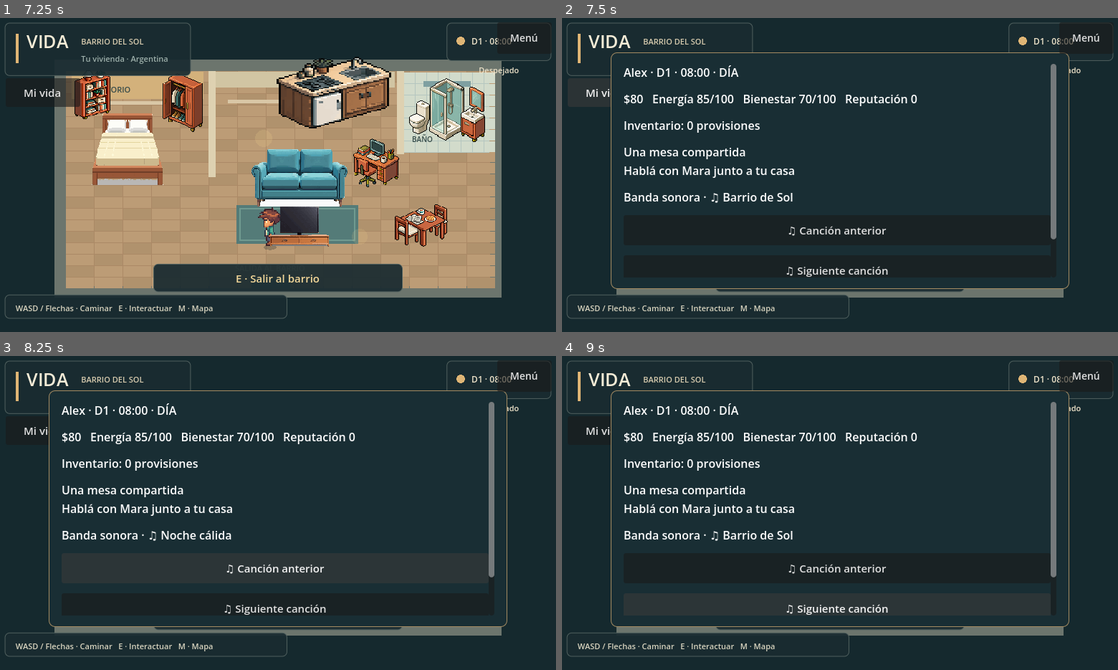
Above: before the commit, frames 1-4 (two rows, left to right).
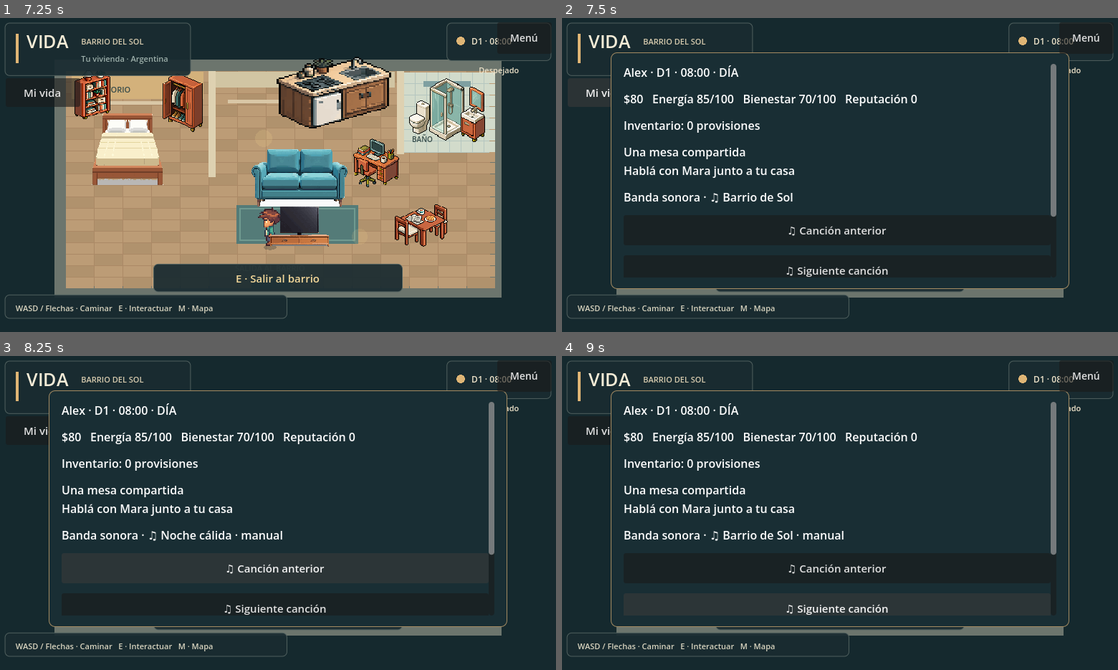
Above: after the commit, the same moments.

Repository: AgustinWojtyszyn/Life--simulador-de-vida
Game: Godot game, scene res://scenes/app.tscn
Two runs of this game, one before a commit and one after it. Both use one fixed random seed, a clock stepped at 60 frames per second and the inputs below.
Inputs:
- Up to frame 1 (7.25 s): click "Nueva vida" at 0.5 s; click "Hombre" at 1.25 s; click "Clara" at 2 s; click "Natural" at 2.75 s; click "Castaño" at 3.5 s; click "Turquesa" at 4.25 s; click "Gris" at 5 s; click "Continuar → Elegir país" at 5.75 s; click "Comenzar mi vida" at 6.5 s
- Up to frame 2 (7.5 s): click "Mi vida" at 7.25 s
- Up to frame 3 (8.25 s): click "♫ Canción anterior" at 8 s
- Up to frame 4 (9 s): click "♫ Siguiente canción" at 8.75 s

Frame 1 is identical in both runs. In frame 2, less than 0.1% of the frame differs, in the area x 87-89%, y 62-71%; in frame 3, 0.2%; in frame 4, 0.2%, in the area x 42-89%, y 55-71%.

Commit message:
feat: expose automatic soundtrack mode in journal

Diff:
--- a/scripts/ui/life_panel.gd
+++ b/scripts/ui/life_panel.gd
@@ -90,10 +90,13 @@
 	var music_label := text_line("Banda sonora · ♫ " + AudioSystem.track_name())
 	action("♫ Canción anterior", func():
 		AudioSystem.previous_track()
-		music_label.text = "Banda sonora · ♫ " + AudioSystem.track_name())
+		music_label.text = "Banda sonora · ♫ " + AudioSystem.track_name() + " · manual")
 	action("♫ Siguiente canción", func():
 		AudioSystem.next_track()
-		music_label.text = "Banda sonora · ♫ " + AudioSystem.track_name())
+		music_label.text = "Banda sonora · ♫ " + AudioSystem.track_name() + " · manual")
+	action("♫ Música automática", func():
+		AudioSystem.set_auto_music(true)
+		music_label.text = "Banda sonora · ♫ " + AudioSystem.track_name() + " · automática")
 	action("Volver al barrio", close)
 
 func talk(person: String) -> void:
